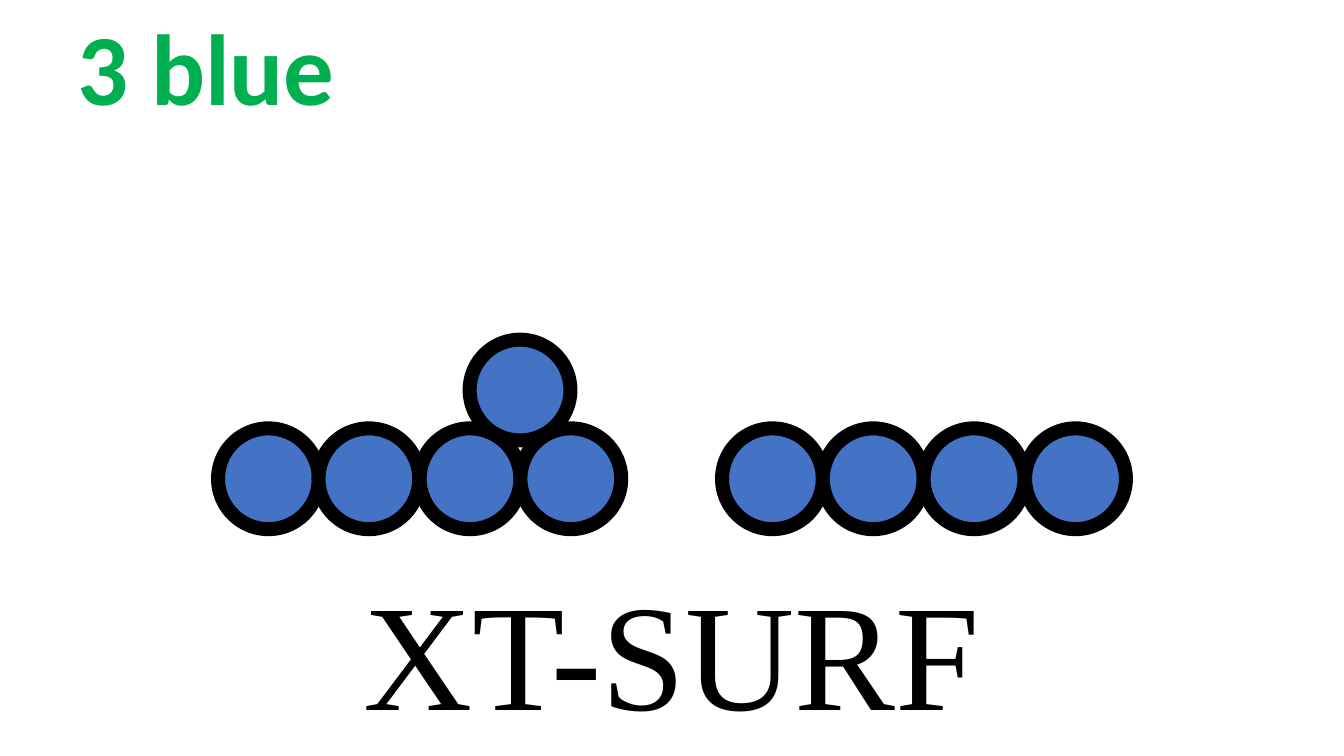
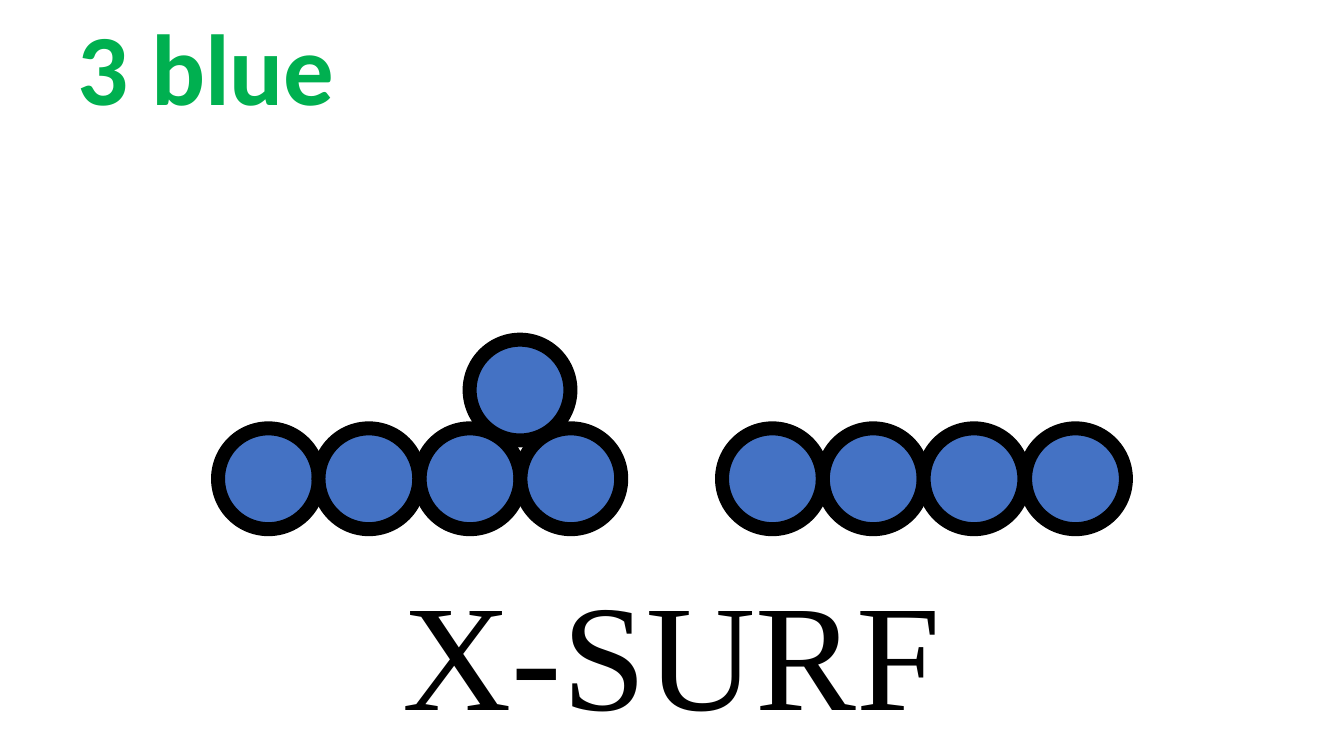
Before and after one commit to rzk1/ullmann, a slide deck: slide 20 of Labels/labels.pptx. Drawn at 1344x756 pixels with LibreOffice and Linux fonts; fonts in the diff are those of the drawing. Boxes give left, top, right and bottom in pixels: in the first picture for what was removed or moved away, otherwise in the second. Text is boxed around its words. In the diff, an @@ line names an element or a change of style, - is before the commit and + after.

```diff
--- a/Labels/labels.pptx
+++ b/Labels/labels.pptx
@@ text at <box>403,610,941,712</box>: text changed @@
-XT-SURF
+X-SURF
```
Also in this commit, not shown: 9 other slides changed, 25 other files.
